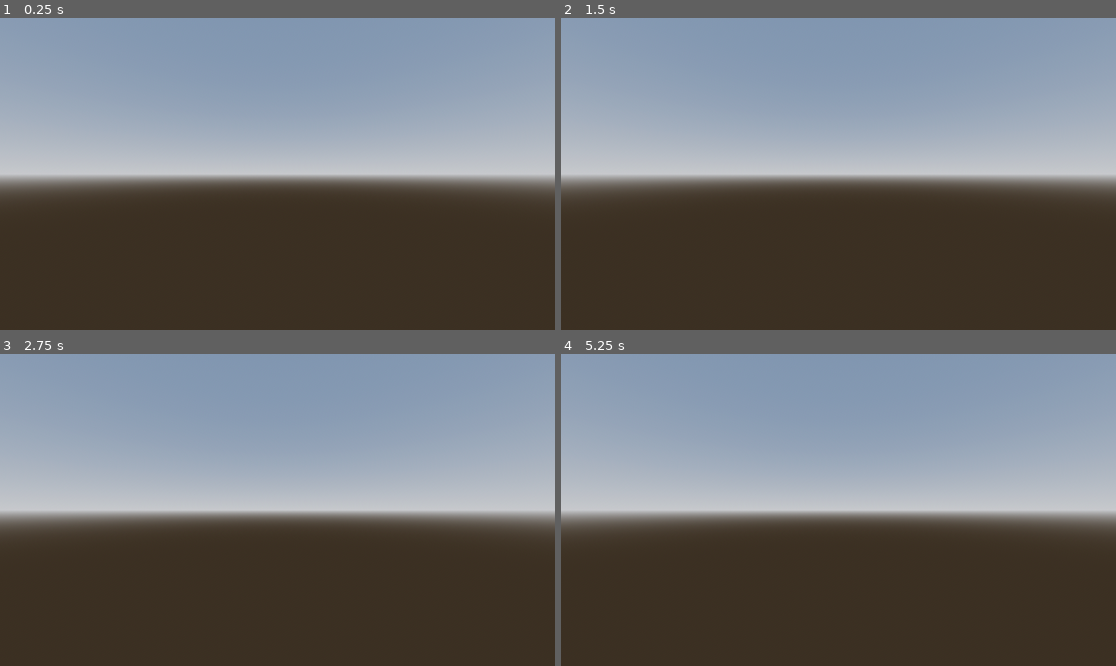
Above: before the commit, frames 1-4 (two rows, left to right).
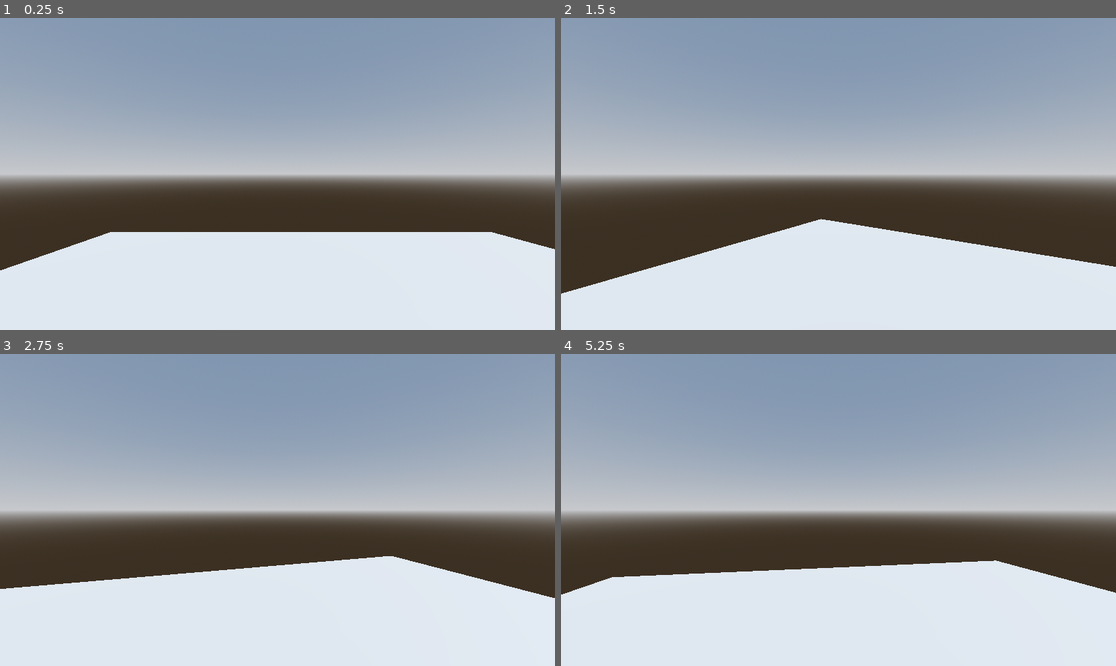
Above: after the commit, the same moments.

Repository: Yuri-Campos/horrorTest
Game: Godot game, scene res://maps/lvl_1.tscn
The game is run twice, just before and just after one commit, with the same random seed, the same clock (stepped at 60 frames per second) and the same inputs. The project has no main scene, so this scene is started directly.
Inputs (mouse positions are in pixels of both pictures, inside the frame that each line leads up to):
- Up to frame 1 (0.25 s): no input
- Up to frame 2 (1.5 s): tap Enter at 0.5 s; move the mouse to (960, 158) at 0.52 s; tap Space at 1.25 s; move the mouse to (727, 189) at 1.27 s
- Up to frame 3 (2.75 s): tap Enter at 2 s; move the mouse to (333, 441) at 2.02 s
- Up to frame 4 (5.25 s): tap Space at 2.75, 4.25 s; move the mouse to (810, 572) at 2.77 s; tap Enter at 3.5 s; move the mouse to (1005, 556) at 3.52 s; move the mouse to (672, 463) at 4.27 s; move the mouse to (866, 510) at 5.02 s

The runs differ from the first frame. In frame 1, 30% of the frame differs, in the area x 0-100%, y 68-100%; in frame 2, 26%; in frame 3, 30%; in frame 4, 30%, in the area x 0-100%, y 66-100%.
Error before the commit: Invalid assignment of property or key 'scale' with value of type 'Vector3' on a base object of type 'null instance'. (res://maps/lvl_1.gd:6)

Commit message:
implement a basic camera movement

Diff:
--- /dev/null
+++ b/Player/player.gd
@@ -0,0 +1,14 @@
+extends CharacterBody3D
+
+
+@onready var camera_3d = $Camera3D
+
+@export var mouse_sens = 0.15
+
+func _ready():
+	Input.set_mouse_mode(Input.MOUSE_MODE_CAPTURED)
+
+
+func _input(event):
+	if event is InputEventMouseMotion:
+		rotate_y(deg_to_rad(-event.relative.x * mouse_sens))
--- a/Player/player.tscn
+++ b/Player/player.tscn
@@ -1,9 +1,12 @@
-[gd_scene load_steps=2 format=3 uid="uid://bqe53mhaag0j1"]
+[gd_scene load_steps=3 format=3 uid="uid://bqe53mhaag0j1"]
+
+[ext_resource type="Script" path="res://Player/player.gd" id="1_3qhei"]
 
 [sub_resource type="CapsuleShape3D" id="CapsuleShape3D_ps68n"]
 
 [node name="player" type="CharacterBody3D"]
 transform = Transform3D(1, 0, 0, 0, 1, 0, 0, 0, 1, 0, 1, 0)
+script = ExtResource("1_3qhei")
 
 [node name="CollisionShape3D" type="CollisionShape3D" parent="."]
 shape = SubResource("CapsuleShape3D_ps68n")
--- a/maps/lvl_1.gd
+++ b/maps/lvl_1.gd
@@ -1,10 +1 @@
 extends Node
-
-
-
-func _ready():
-	$RigidBody3D/MeshInstance3D.scale = Vector3(5, 5, 5)
-
-
-func _process(delta):
-	pass
--- a/maps/lvl_1.tscn
+++ b/maps/lvl_1.tscn
@@ -25,14 +25,14 @@
 script = ExtResource("1_k1otp")
 
 [node name="DirectionalLight3D" type="DirectionalLight3D" parent="."]
-transform = Transform3D(0.692143, -0.478253, 0.540566, 0, 0.748956, 0.66262, -0.72176, -0.458628, 0.518385, 0, 0, 0)
+transform = Transform3D(0.692143, -0.478253, 0.540566, 0, 0.748956, 0.66262, -0.72176, -0.458628, 0.518385, 0, 2, -2)
 shadow_enabled = true
 
 [node name="WorldEnvironment" type="WorldEnvironment" parent="."]
 environment = SubResource("Environment_7ov8r")
 
 [node name="MeshInstance3D" type="MeshInstance3D" parent="."]
-transform = Transform3D(3.83274, 0, 0, 0, 0.140808, 0, 0, 0, 3.21951, 0.616452, 0.21048, 1.83672)
+transform = Transform3D(9.96513, 0, 0, 0, 0.140808, 0, 0, 0, 10.3024, 0.616452, 0.21048, 1.83672)
 mesh = SubResource("BoxMesh_ha3bl")
 
 [node name="StaticBody3D" type="StaticBody3D" parent="MeshInstance3D"]
@@ -41,3 +41,4 @@
 shape = SubResource("ConcavePolygonShape3D_wlgvd")
 
 [node name="player" parent="." instance=ExtResource("2_8s4ko")]
+transform = Transform3D(1, 0, 0, 0, 1, 0, 0, 0, 1, 0, 1, 2)
